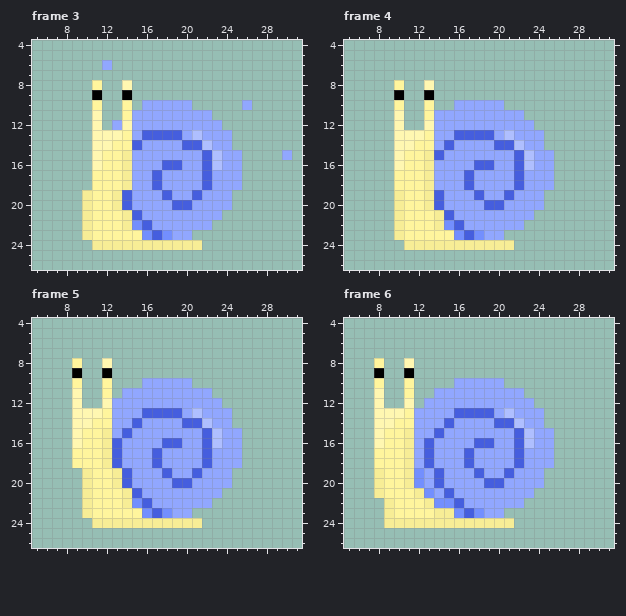
Two states of a pixel-art file, Assets/Art/Enemy/Snail/Hurt/Snail_Hurt_Right.aseprite. Above, as it was before the edit.
32x32 pixels, 8 frames. Shown: frame 3: x 5..31, y 4..26; frame 4: x 5..31, y 4..26; frame 5: x 5..31, y 4..26; frame 6: x 5..31, y 4..26. The commit also changed other frames, which this record leaves out.
After:
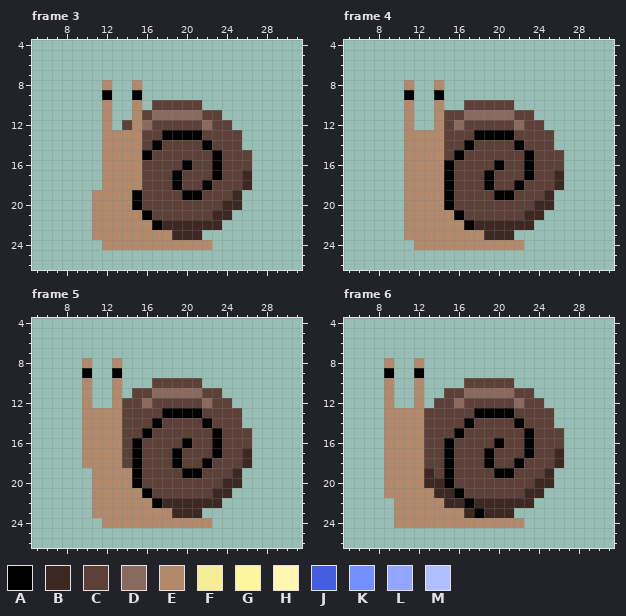
Palette (. is transparent): A #000000  B #3d2822  C #5d4037  D #8a6a5e  E #b28a6b  F #f7ed96  G #fff59d  H #fff7b1  J #455ede  K #738ffe  L #91a7ff  M #afbfff
Difference:
layer "FX" removed
Changed rows in their new state; - is an unchanged pixel.
Frame 3:
first column x 10:
 6 --.------------------
 8 -.E-.E---------------
 9 -.A-.A---------------
10 -.E-.E.CCCCC----.----
11 -.E-.ECDDDDDCC-------
12 -.E.CEDCCCCCDCC------
13 -.EEEECCAAAACCCC-----
14 -.EEEECACCCCACCC-----
15 -.EEEEACCCCCCACCC---.
16 -.EEEECCCCACCACCC----
17 -.EEEECCCACCCACCB----
18 -.EEEECCCACCACCCB----
19 .EEEEACCCCAACCCB-----
20 .EEEEACCCCCCCCBB-----
21 .EEEEEACCCCCCBB------
22 .EEEEEEABBBBBB-------
23 .EEEEEEEEBBB---------
24 -.EEEEEEEEEEE--------
Frame 4, layers "Face", "Body", "Shell":
first column x 10:
 8 .E-.E------------
 9 .A-.A------------
10 .E-.E-.CCCCC-----
11 .E-.ECCDDDDDCC---
12 .E-.ECDCCCCCDCC--
13 .EEEECCCAAAACCCC-
14 .EEEECCACCCCACCC-
15 .EEEECACCCCCCACCC
16 .EEEEACCCCACCACCC
17 .EEEEACCCACCCACCB
18 .EEEEACCCACCACCCB
19 .EEEEACCCCAACCCB-
20 .EEEEACCCCCCCCBB-
21 .EEEEEACCCCCCBB--
22 .EEEEEEABBBBBB---
23 .EEEEEEEEBBB-----
24 -.EEEEEEEEEEE----
Frame 5, layers "Face", "Body", "Shell":
first column x 9:
 8 .E-.E-------------
 9 .A-.A-------------
10 .E-.E--.CCCCC-----
11 .E-.E.CCDDDDDCC---
12 .E-.ECCDCCCCCDCC--
13 .EEEECCCCAAAACCCC-
14 .EEEECCCACCCCACCC-
15 .EEEECCACCCCCCACCC
16 .EEEECACCCCACCACCC
17 .EEEECACCCACCCACCB
18 .EEEECACCCACCACCCB
19 -.EEEEACCCCAACCCB-
20 -.EEEEACCCCCCCCBB-
21 -.EEEEEACCCCCCBB--
22 -.EEEEEEABBBBBB---
23 -.EEEEEEEEBBB-----
24 --.EEEEEEEEEEE----
Frame 6, layers "Face", "Body", "Shell":
first column x 8:
 8 .E-.E--------------
 9 .A-.A--------------
10 .E-.E---.CCCCC-----
11 .E-.E-.CCDDDDDCC---
12 .E-.E.CCDCCCCCDCC--
13 .EEEECCCCCAAAACCCC-
14 .EEEECCCCACCCCACCC-
15 .EEEECCCACCCCCCACCC
16 .EEEECCACCCCACCACCC
17 .EEEECCACCCACCCACCB
18 .EEEECCACCCACCACCCB
19 .EEEEBCACCCCAACCCB-
20 .EEEEBBACCCCCCCCBB-
21 .EEEEEBBACCCCCCBB--
22 -.EEEEEBBABBBBBB---
23 -.EEEEEEEBABBB-----
24 -.EEEEEEEEEEEEE----
